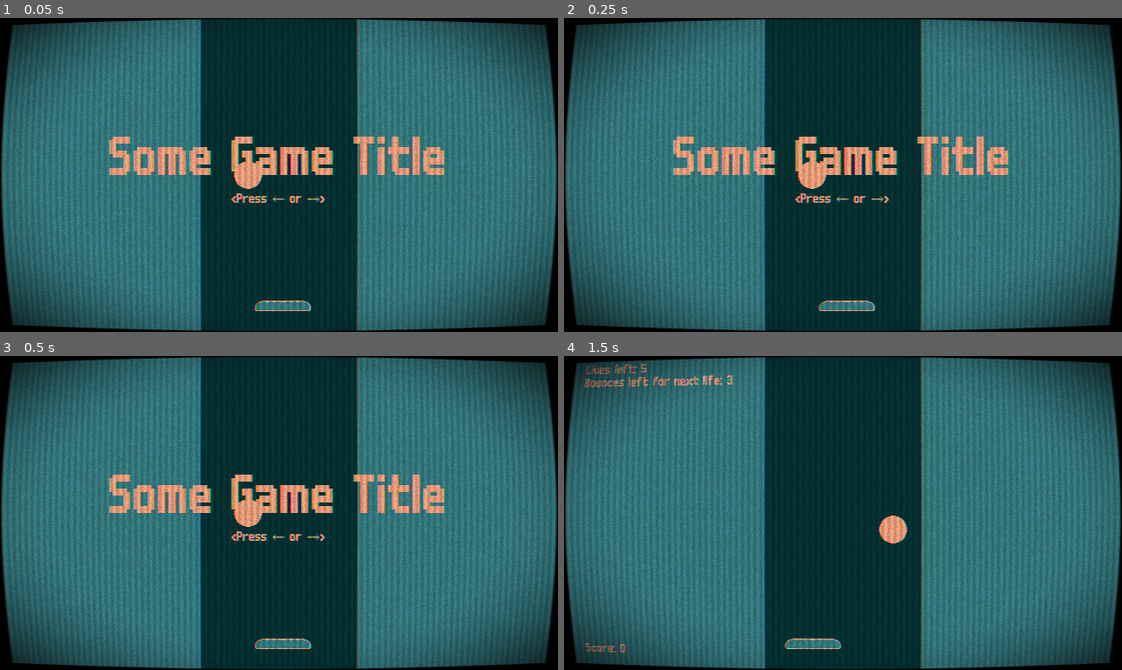
Above: before the commit, frames 1-4 (two rows, left to right).
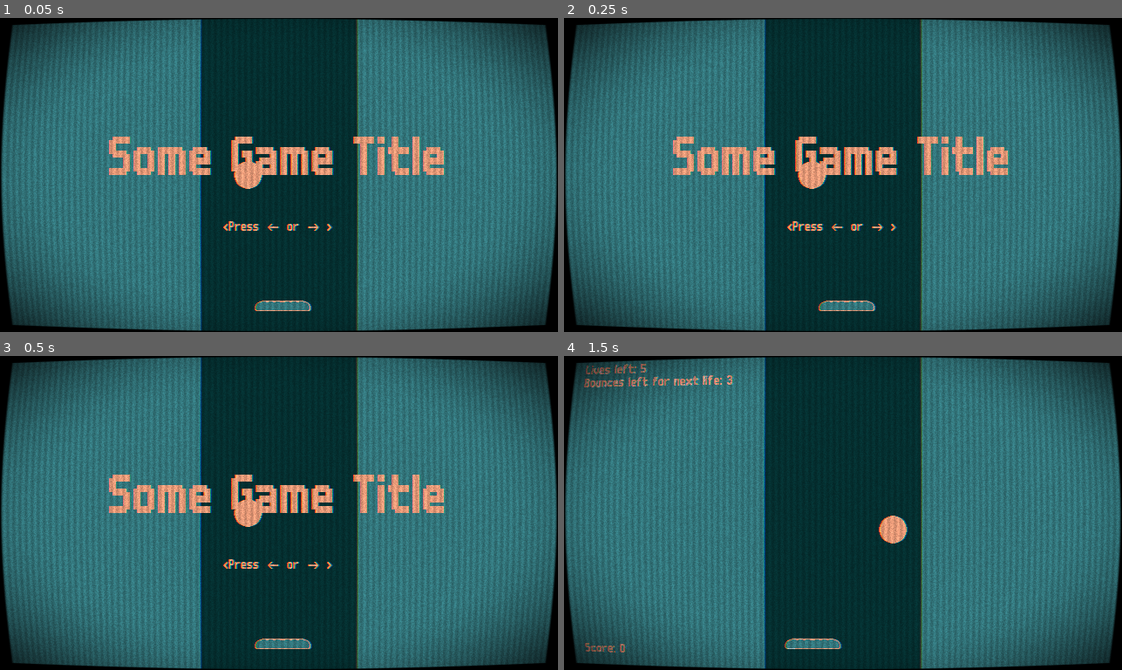
Above: after the commit, the same moments.

Repository: YannVeld/LD60
Game: Godot game, scene res://main.tscn
The game is run twice, just before and just after one commit, with the same random seed, the same clock (stepped at 60 frames per second) and the same inputs.
Inputs (mouse positions are in pixels of both pictures, inside the frame that each line leads up to):
- Up to frame 1 (0.05 s): no input
- Up to frame 2 (0.25 s): no input
- Up to frame 3 (0.5 s): no input
- Up to frame 4 (1.5 s): tap Enter at 0.5 s; move the mouse to (965, 497) at 0.52 s; hold Right (move_right) 0.53-1.28 s; tap R (reroll) at 0.6 s; move the mouse to (731, 528) at 1.27 s; hold Left (move_left) from 1.28 s (still down); tap 1 at 1.35 s

The runs differ from the first frame. In frame 1, 0.5% of the frame differs, in the area x 40-60%, y 55-68%; in frame 2, 0.5%; in frame 3, 0.5%; in frame 4, nothing differs.

Commit message:
Fixed arrows not displaying

Diff:
--- a/Scripts/ui_manager.gd
+++ b/Scripts/ui_manager.gd
@@ -7,6 +7,9 @@
 @onready var upgradeManager: UpgradeManager = $"../UpgradeManager"
 
 @export var font: Font
+
+@onready var _arrow_left: Texture2D = preload("res://Sprites/Arrow/Arrow_left.png")
+@onready var _arrow_right: Texture2D = preload("res://Sprites/Arrow/Arrow_right.png")
 
 var text_color: Color:
 	get: return gameProperties.raw_color_palette.get_colors()[2]
@@ -68,8 +71,57 @@
 	if livesManager.is_game_over:
 		draw_string(font, center + Vector2(-_width/2,0), "Game Over!", HORIZONTAL_ALIGNMENT_CENTER, _width, 64, text_color)
 		draw_string(font, center + Vector2(-_width/2,32), "Score: " + str(ballManager.bat_bounce_count), HORIZONTAL_ALIGNMENT_CENTER, _width, 28, text_color)
-		draw_string(font, center + Vector2(-_width/2,64), "<Press ← or → to try again>", HORIZONTAL_ALIGNMENT_CENTER, _width, 16, text_color)
+
+		var ypos = 64
+		var _text1: String = "<Press"
+		var _text2: String = "or"
+		var _text3: String = "to try again>"
+		var _len1 = font.get_string_size(_text1, HORIZONTAL_ALIGNMENT_LEFT, _width, 16).x
+		var _len2 = font.get_string_size(_text2, HORIZONTAL_ALIGNMENT_LEFT, _width, 16).x
+		var _len3 = font.get_string_size(_text3, HORIZONTAL_ALIGNMENT_LEFT, _width, 16).x
+		var _arrow_len_left = _arrow_left.get_size().x
+		var _arrow_len_right = _arrow_right.get_size().x
+		var _total_len = _len1 + _len2 + _len3 + _arrow_len_left + _arrow_len_right
+
+		var yoffset = _arrow_left.get_size().y/2.0 + 4.0
+
+
+		var xoffset = -_total_len/2
+		draw_string(font, center + Vector2(xoffset,ypos), _text1, HORIZONTAL_ALIGNMENT_LEFT, _width, 16, text_color)
+		xoffset += _len1
+		draw_texture(_arrow_left, center + Vector2(xoffset,ypos - yoffset), text_color)
+		xoffset += _arrow_len_left
+		draw_string(font, center + Vector2(xoffset,ypos), _text2, HORIZONTAL_ALIGNMENT_LEFT, _width, 16, text_color)
+		xoffset += _len2
+		draw_texture(_arrow_right, center + Vector2(xoffset,ypos - yoffset), text_color)
+		xoffset += _arrow_len_right
+		draw_string(font, center + Vector2(xoffset,ypos), _text3, HORIZONTAL_ALIGNMENT_LEFT, _width, 16, text_color)
+
 
 	if livesManager.waiting_to_begin:
 		draw_string(font, center + Vector2(-_width/2,0), "Some Game Title", HORIZONTAL_ALIGNMENT_CENTER, _width, 64, text_color)
-		draw_string(font, center + Vector2(-_width/2,32), "<Press ← or →>", HORIZONTAL_ALIGNMENT_CENTER, _width, 16, text_color)
+
+		var ypos = 64
+		var _text1: String = "<Press"
+		var _text2: String = "or"
+		var _text3: String = ">"
+		var _len1 = font.get_string_size(_text1, HORIZONTAL_ALIGNMENT_LEFT, _width, 16).x
+		var _len2 = font.get_string_size(_text2, HORIZONTAL_ALIGNMENT_LEFT, _width, 16).x
+		var _len3 = font.get_string_size(_text3, HORIZONTAL_ALIGNMENT_LEFT, _width, 16).x
+		var _arrow_len_left = _arrow_left.get_size().x
+		var _arrow_len_right = _arrow_right.get_size().x
+		var _total_len = _len1 + _len2 + _len3 + _arrow_len_left + _arrow_len_right
+
+		var yoffset = _arrow_left.get_size().y/2.0 + 4.0
+
+
+		var xoffset = -_total_len/2
+		draw_string(font, center + Vector2(xoffset,ypos), _text1, HORIZONTAL_ALIGNMENT_LEFT, _width, 16, text_color)
+		xoffset += _len1
+		draw_texture(_arrow_left, center + Vector2(xoffset,ypos - yoffset), text_color)
+		xoffset += _arrow_len_left
+		draw_string(font, center + Vector2(xoffset,ypos), _text2, HORIZONTAL_ALIGNMENT_LEFT, _width, 16, text_color)
+		xoffset += _len2
+		draw_texture(_arrow_right, center + Vector2(xoffset,ypos - yoffset), text_color)
+		xoffset += _arrow_len_right
+		draw_string(font, center + Vector2(xoffset,ypos), _text3, HORIZONTAL_ALIGNMENT_LEFT, _width, 16, text_color)
Binary file added: Sprites/Arrow/Arrow_down.png
Not shown, added: Sprites/Arrow/Arrow_down.png.import
Binary file added: Sprites/Arrow/Arrow_left.png
Not shown, added: Sprites/Arrow/Arrow_left.png.import
Binary file added: Sprites/Arrow/Arrow_right.png
Not shown, added: Sprites/Arrow/Arrow_right.png.import
Binary file added: Sprites/Arrow/Arrow_up.png
Not shown, added: Sprites/Arrow/Arrow_up.png.import
